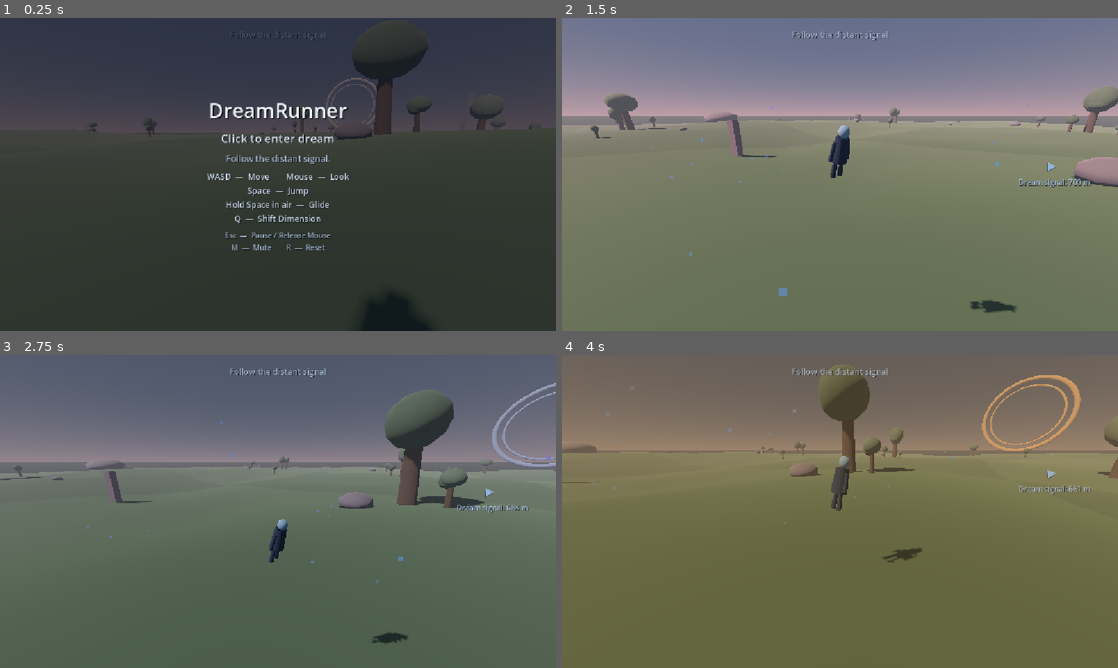
Above: before the commit, frames 1-4 (two rows, left to right).
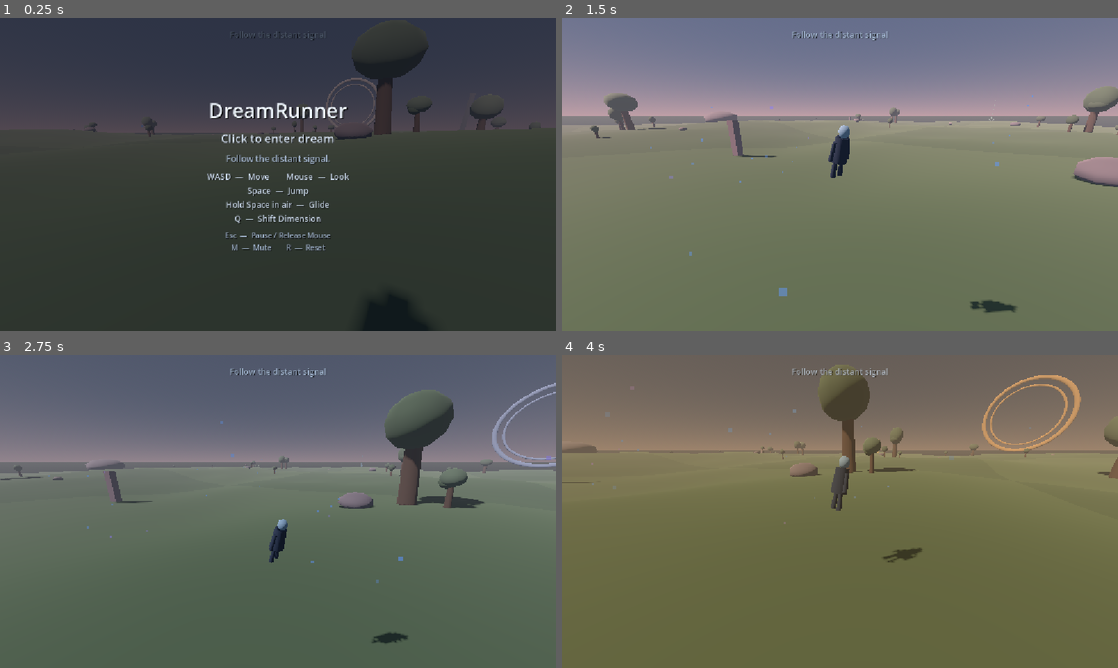
Above: after the commit, the same moments.

Repository: nimanimanima-rgb/DreamRunner
Game: Godot game, scene res://scenes/Game.tscn
Same seed, same stepped clock (60 frames per second), same inputs: the game is played once before the commit and once after it.
Inputs (mouse positions are in pixels of both pictures, inside the frame that each line leads up to):
- Up to frame 1 (0.25 s): no input
- Up to frame 2 (1.5 s): tap Enter at 0.5 s; move the mouse to (962, 158) at 0.52 s; hold D (move_right) 0.53-1.28 s; hold Q (shift_dimension) 0.53-1.28 s; click (962, 158) at 0.67 s; tap Space (jump) at 0.77 s; move the mouse to (812, 174) at 1.27 s; hold W (move_forward) from 1.28 s (still down); tap M at 1.35 s
- Up to frame 3 (2.75 s): keep holding W (move_forward); tap Space (jump) at 1.52 s; move the mouse to (289, 505) at 2.02 s; hold Q (shift_dimension) from 2.03 s (still down)
- Up to frame 4 (4 s): keep holding W (move_forward); move the mouse to (834, 517) at 2.77 s; release Q (shift_dimension) at 2.78 s; tap M at 2.85 s; click (834, 517) at 2.92 s; tap Space (jump) at 3.02, 3.77 s; move the mouse to (878, 514) at 3.52 s; hold Q (shift_dimension) from 3.53 s (still down)

The runs differ from the first frame. In frame 2, 0.2% of the frame differs, in the area x 76-96%, y 26-55%; in frame 3, 0.2%; in frame 4, 0.2%.

Commit message:
Improve first signal onboarding

Diff:
--- a/scripts/dream_destination_manager.gd
+++ b/scripts/dream_destination_manager.gd
@@ -23,6 +23,12 @@
 @export_range(1.0, 8.0, 0.5) var height_above_ground: float = 4.0
 @export_range(0.0, 1.0, 0.05) var revelation_composition_chance: float = 0.3
 @export_range(0.0, 0.5, 0.05) var launch_route_chance: float = 0.25
+
+@export_group("First Signal Onboarding")
+@export_range(300.0, 600.0, 10.0) var first_signal_distance_min: float = 380.0
+@export_range(350.0, 700.0, 10.0) var first_signal_distance_max: float = 460.0
+@export_range(5.0, 30.0, 1.0) var first_signal_cone_degrees: float = 12.0
+@export_range(0.0, 1.0, 0.05) var first_signal_emission_boost: float = 0.45
 
 @onready var player: CharacterBody3D = get_node(player_path)
 @onready var camera: Camera3D = get_node(camera_path)
@@ -57,6 +63,7 @@
 var signal_alpha: float = 0.8
 var signal_base_emission: float = 1.45
 var signal_pulse_amount: float = 0.06
+var placing_first_destination: bool = false
 
 
 func _ready() -> void:
@@ -166,6 +173,7 @@
 func place_new_destination() -> void:
 	if has_active_destination:
 		last_destination_position = marker.global_position
+	placing_first_destination = destinations_reached == 0
 	is_resolving = false
 	response_time = 0.0
 	marker.visible = true
@@ -173,8 +181,16 @@
 	marker_material.albedo_color = Color(signal_albedo, signal_alpha)
 	marker_material.emission = signal_emission
 	marker_material.emission_energy_multiplier = signal_base_emission
-	select_composition()
-	current_route_favors_launch = random.randf() < launch_route_chance
+	if placing_first_destination:
+		# The opening call stays close to the initial view and quietly favors a
+		# traversable approach. Later signals return to the full journey grammar.
+		previous_composition_name = current_composition_name
+		current_composition_name = "Quiet Passage"
+		composition_giant_position = Vector3.INF
+		current_route_favors_launch = true
+	else:
+		select_composition()
+		current_route_favors_launch = random.randf() < launch_route_chance
 
 	var chosen_position: Vector3 = find_destination_position()
 	destination_ground_height = chosen_position.y
@@ -184,7 +200,9 @@
 
 func find_destination_position() -> Vector3:
 	var forward: Vector3 = journey_heading
-	current_destination_is_far = random.randf() < far_destination_chance
+	current_destination_is_far = (
+		false if placing_first_destination else random.randf() < far_destination_chance
+	)
 	if current_composition_name == "Horizon Call":
 		current_destination_is_far = random.randf() < 0.35
 
@@ -207,9 +225,15 @@
 		return fallback_position
 
 	placement_mode = "Direct Fallback"
-	var direct_distance: float = preferred_distance_min
+	var direct_distance: float = (
+		(first_signal_distance_min + first_signal_distance_max) * 0.5
+		if placing_first_destination
+		else preferred_distance_min
+	)
 	var direct_position := player.global_position + forward * direct_distance
 	if (
+		not placing_first_destination
+		and
 		last_destination_position != Vector3.INF
 		and horizontal_distance(direct_position, last_destination_position)
 		< previous_destination_clearance
@@ -245,6 +269,8 @@
 		if has_travel_direction and last_travel_direction.dot(candidate_direction) < cos(deg_to_rad(85.0)):
 			continue
 		if (
+			not placing_first_destination
+			and
 			last_destination_position != Vector3.INF
 			and horizontal_distance(candidate, last_destination_position)
 			< previous_destination_clearance
@@ -319,7 +345,10 @@
 func create_forward_candidate(forward: Vector3, half_angle_radians: float) -> Vector3:
 	var minimum_candidate_distance: float = preferred_distance_min
 	var maximum_candidate_distance: float = preferred_distance_max
-	if current_destination_is_far:
+	if placing_first_destination:
+		minimum_candidate_distance = first_signal_distance_min
+		maximum_candidate_distance = first_signal_distance_max
+	elif current_destination_is_far:
 		minimum_candidate_distance = far_distance_min
 		maximum_candidate_distance = far_distance_max
 	elif current_composition_name == "Ridge Reveal":
@@ -333,9 +362,15 @@
 		maximum_candidate_distance = 900.0
 
 	var maximum_offset: float = minf(half_angle_radians, deg_to_rad(lateral_offset_max_degrees))
-	if random.randf() < wide_lateral_chance:
+	if placing_first_destination:
+		maximum_offset = minf(maximum_offset, deg_to_rad(first_signal_cone_degrees))
+	elif random.randf() < wide_lateral_chance:
 		maximum_offset = minf(half_angle_radians, deg_to_rad(wide_lateral_offset_degrees))
-	var minimum_offset: float = deg_to_rad(32.0 if straight_destination_streak >= 2 else lateral_offset_min_degrees)
+	var minimum_offset: float = (
+		0.0
+		if placing_first_destination
+		else deg_to_rad(32.0 if straight_destination_streak >= 2 else lateral_offset_min_degrees)
+	)
 	minimum_offset = minf(minimum_offset, maximum_offset)
 	var lateral_sign: float = -1.0 if random.randf() < 0.5 else 1.0
 	if random.randf() < 0.65:
@@ -487,8 +522,12 @@
 	marker.scale = Vector3.ONE * pulse
 	var distance: float = get_destination_distance()
 	var lost_boost: float = clampf((distance - 220.0) / 500.0, 0.0, 1.0)
+	var onboarding_boost: float = first_signal_emission_boost if destinations_reached == 0 else 0.0
 	marker_material.emission_energy_multiplier = (
-		signal_base_emission + lost_boost * 2.0 + sin(animation_time * 1.8) * 0.14
+		signal_base_emission
+		+ onboarding_boost
+		+ lost_boost * 2.0
+		+ sin(animation_time * 1.8) * 0.14
 	)
 
 
Not shown, changed: CURRENT_STATE.md
